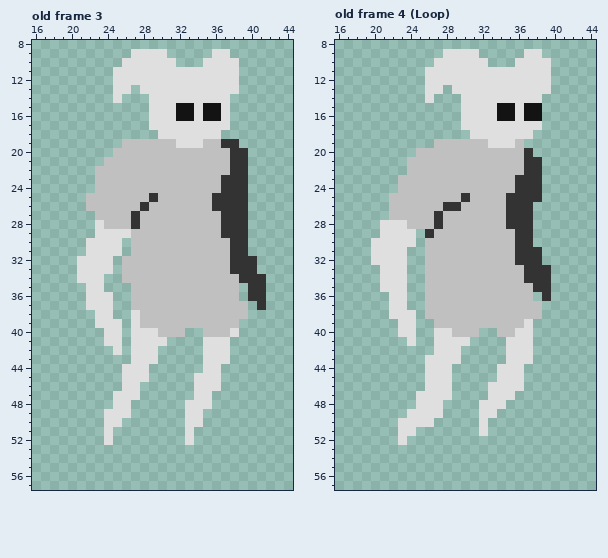
Pixel-art file, stored at assets/raw/the_man_recolored.ase. The first picture shows the starting point.
64x64 pixels, 8 frames. Shown: old frame 3: x 16..44, y 8..57; old frame 4 (Loop): x 16..44, y 8..57. The commit also changed other frames, which this record leaves out.
The same view after the edit:
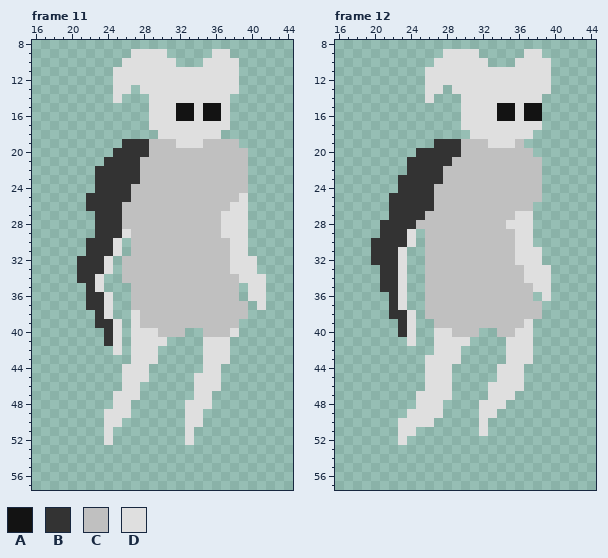
Palette (. is transparent): A #131313  B #333333  C #c0c0c0  D #dfdfdf
A new or re-ordered frame is compared with the old frame closest to it.
Difference:
frames 8 -> 16
--- frame 11 is new; against old frame 3
@@ x 16..44 @@
 18 ..............DDDDDDD........
-19 ..........CCCCCCDDDCCBB......
-20 .........CCCCCCCCCCCCCBB.....
-21 ........CCCCCCCCCCCCCCBB.....
-22 .......CCCCCCCCCCCCCCCBB.....
-23 .......CCCCCCCCCCCCCCBBB.....
-24 .......CCCCCCCCCCCCCCBBB.....
-25 ......CCCCCCCBCCCCCCBBBB.....
-26 ......CCCCCCBCCCCCCCBBBB.....
-27 .......CCCCBCCCCCCCCCBBB.....
-28 .......DCCCBCCCCCCCCCBBB.....
-29 .......DDDDCCCCCCCCCCBBB.....
-30 ......DDDD.CCCCCCCCCCCBB.....
-31 ......DDDD.CCCCCCCCCCCBB.....
-32 .....DDDD.CCCCCCCCCCCCBBB....
-33 .....DDDD.CCCCCCCCCCCCBBB....
-34 .....DDD..CCCCCCCCCCCCCBBB...
-35 ......DD...CCCCCCCCCCCC.BB...
-36 ......DDD..CCCCCCCCCCCC.BB...
-37 ......DDD..CCCCCCCCCCCCC.B...
-38 .......DD..DCCCCCCCCCCCC.....
-39 .......DDD.DCCCCCCCCCCC......
-40 ........DD.DDDCCC..CCCD......
-41 ........DD.DDDD....DDD.......
+19 ..........BBBCCCDDDCCCC......
+20 .........BBBBCCCCCCCCCCC.....
+21 ........BBBBCCCCCCCCCCCC.....
+22 .......BBBBBCCCCCCCCCCCC.....
+23 .......BBBBBCCCCCCCCCCCC.....
+24 .......BBBBCCCCCCCCCCCCC.....
+25 ......BBBBBCCCCCCCCCCCCD.....
+26 ......BBBBCCCCCCCCCCCCDD.....
+27 .......BBBCCCCCCCCCCCDDD.....
+28 .......BBBCCCCCCCCCCCDDD.....
+29 .......BBBDCCCCCCCCCCDDD.....
+30 ......BBBD.CCCCCCCCCCCDD.....
+31 ......BBBD.CCCCCCCCCCCDD.....
+32 .....BBBD.CCCCCCCCCCCCDDD....
+33 .....BBBD.CCCCCCCCCCCCDDD....
+34 .....BBD..CCCCCCCCCCCCCDDD...
+35 ......BD...CCCCCCCCCCCC.DD...
+36 ......BBD..CCCCCCCCCCCC.DD...
+37 ......BBD..CCCCCCCCCCCCC.D...
+38 .......BD..DCCCCCCCCCCCC.....
+39 .......BBD.DCCCCCCCCCCC......
+40 ........BD.DDDCCC..CCCD......
+41 ........BD.DDDD....DDD.......
 42 .........D.DDD.....DDD.......
--- frame 12 is new; against old frame 4 (Loop)
@@ x 16..44 @@
 18 ...............DDDDDDD.......
-19 ...........CCCCCCDDDC........
-20 .........CCCCCCCCCCCCB.......
-21 ........CCCCCCCCCCCCCBB......
-22 ........CCCCCCCCCCCCCBB......
-23 .......CCCCCCCCCCCCCBBB......
-24 .......CCCCCCCCCCCCCBBB......
-25 ......CCCCCCCCBCCCCBBBB......
-26 ......CCCCCCBBCCCCCBBB.......
-27 ......CCCCCBCCCCCCCBBB.......
-28 .....DDDCCCBCCCCCCCBBB.......
-29 .....DDDD.BCCCCCCCCCBB.......
-30 ....DDDDD.CCCCCCCCCCBB.......
-31 ....DDDD..CCCCCCCCCCBBB......
-32 ....DDDD..CCCCCCCCCCBBB......
-33 .....DDD..CCCCCCCCCCCBBB.....
-34 .....DDD..CCCCCCCCCCCBBB.....
-35 .....DDD..CCCCCCCCCCCCBB.....
-36 ......DD..CCCCCCCCCCCC.B.....
-37 ......DD..CCCCCCCCCCCCC......
-38 ......DDD.CCCCCCCCCCCCC......
-39 .......DD..CCCCCCCCCCD.......
-40 .......DD..DDCCC..CCDD.......
+19 ...........BBBCCCDDDC........
+20 .........BBBBBCCCCCCCC.......
+21 ........BBBBBCCCCCCCCCC......
+22 ........BBBBCCCCCCCCCCC......
+23 .......BBBBBCCCCCCCCCCC......
+24 .......BBBBCCCCCCCCCCCC......
+25 ......BBBBBCCCCCCCCCCCC......
+26 ......BBBBBCCCCCCCCCCC.......
+27 ......BBBBCCCCCCCCCCDD.......
+28 .....BBBBCCCCCCCCCCDDD.......
+29 .....BBBD.CCCCCCCCCCDD.......
+30 ....BBBBD.CCCCCCCCCCDD.......
+31 ....BBBD..CCCCCCCCCCDDD......
+32 ....BBBD..CCCCCCCCCCDDD......
+33 .....BBD..CCCCCCCCCCCDDD.....
+34 .....BBD..CCCCCCCCCCCDDD.....
+35 .....BBD..CCCCCCCCCCCCDD.....
+36 ......BD..CCCCCCCCCCCC.D.....
+37 ......BD..CCCCCCCCCCCCC......
+38 ......BBD.CCCCCCCCCCCCC......
+39 .......BD..CCCCCCCCCCD.......
+40 .......BD..DDCCC..CCDD.......
 41 ........D..DDDD....DDD.......
Pixel boxes of the changes (left, top, right, bottom) in both pictures:
changed: (77, 139, 158, 346)
changed: (212, 139, 266, 310)
changed: (371, 139, 470, 337)
changed: (506, 148, 551, 301)
